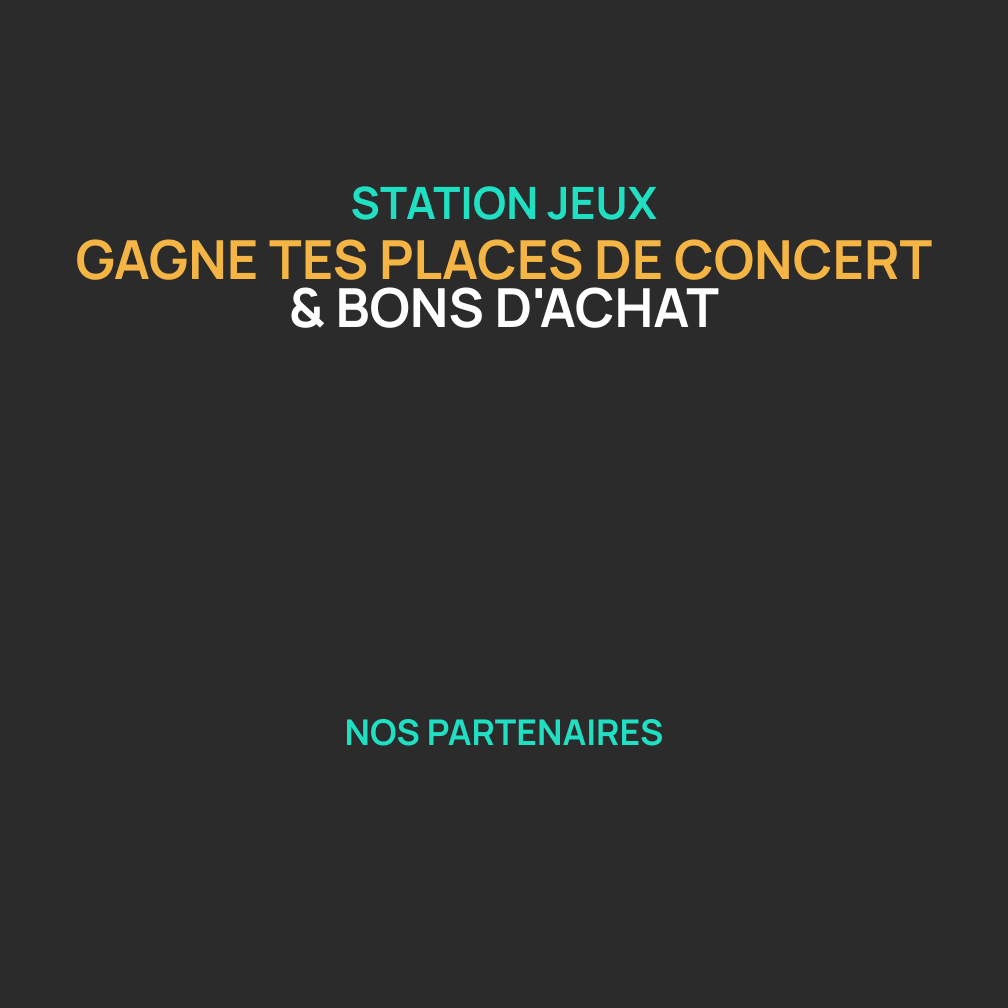
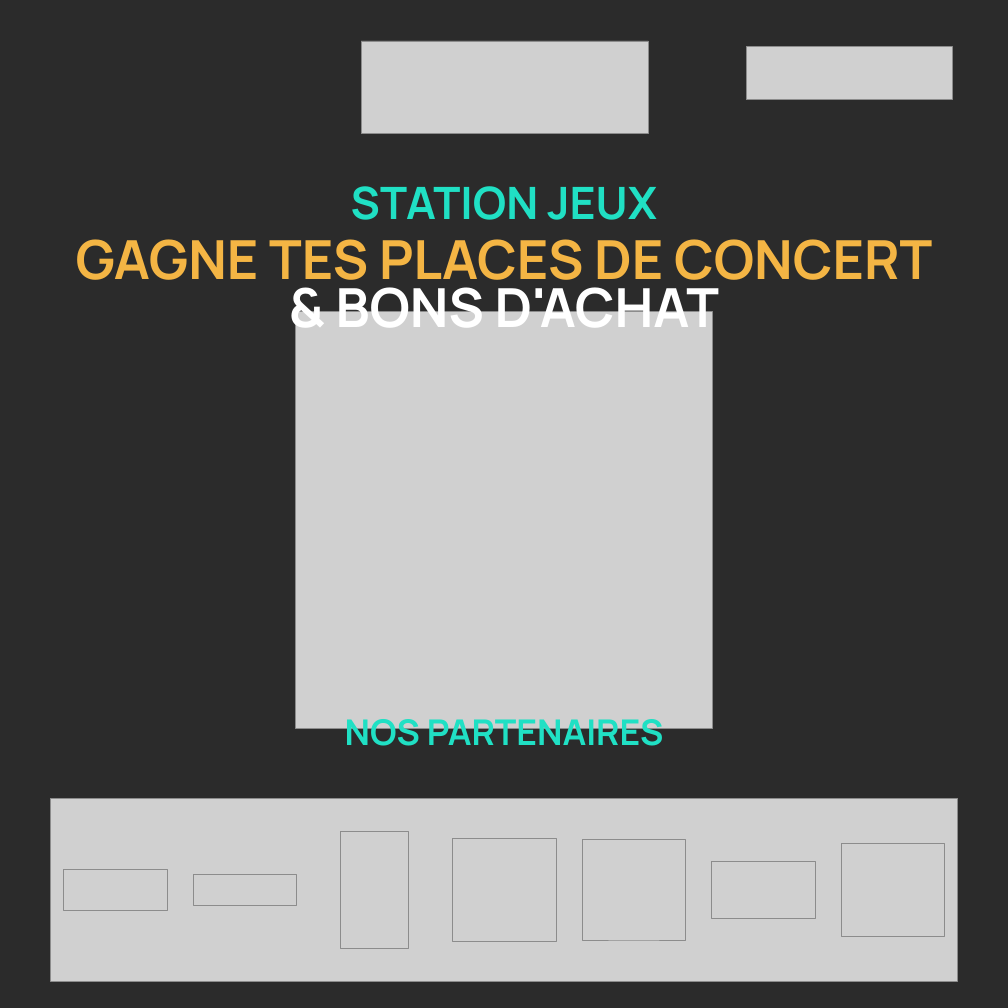
Before and after one commit to flowinevent-ping/flowin-events-, a slide deck: slide 1 of admin/public/nds/kit-digital/svg/forex_70x70_festival-editable.pptx. Drawn at 1008x1008 pixels with LibreOffice and Linux fonts; fonts in the diff are those of the drawing; grey boxes stand for pictures; background and template pictures are left out; a plain dark background stands for a picture behind light text. Boxes give left, top, right and bottom in pixels: in the first picture for what was removed or moved away, otherwise in the second. Text is boxed around its words. In the diff, an @@ line names an element or a change of style, - is before the commit and + after.

```diff
--- a/admin/public/nds/kit-digital/svg/forex_70x70_festival-editable.pptx
+++ b/admin/public/nds/kit-digital/svg/forex_70x70_festival-editable.pptx
@@ picture added at (x1=361, y1=41, x2=648, y2=133) @@
@@ picture added at (x1=746, y1=47, x2=952, y2=100) @@
@@ picture added at (x1=296, y1=312, x2=712, y2=728) @@
@@ picture added at (x1=50, y1=798, x2=958, y2=981) @@
@@ picture added at (x1=340, y1=831, x2=409, y2=948) @@
@@ picture added at (x1=452, y1=838, x2=556, y2=941) @@
@@ picture added at (x1=582, y1=839, x2=685, y2=940) @@
@@ picture added at (x1=63, y1=869, x2=167, y2=910) @@
@@ picture added at (x1=711, y1=861, x2=815, y2=918) @@
@@ picture added at (x1=841, y1=843, x2=944, y2=936) @@
@@ picture added at (x1=193, y1=875, x2=297, y2=905) @@
```
Also in this commit, not shown: 7 other files.
